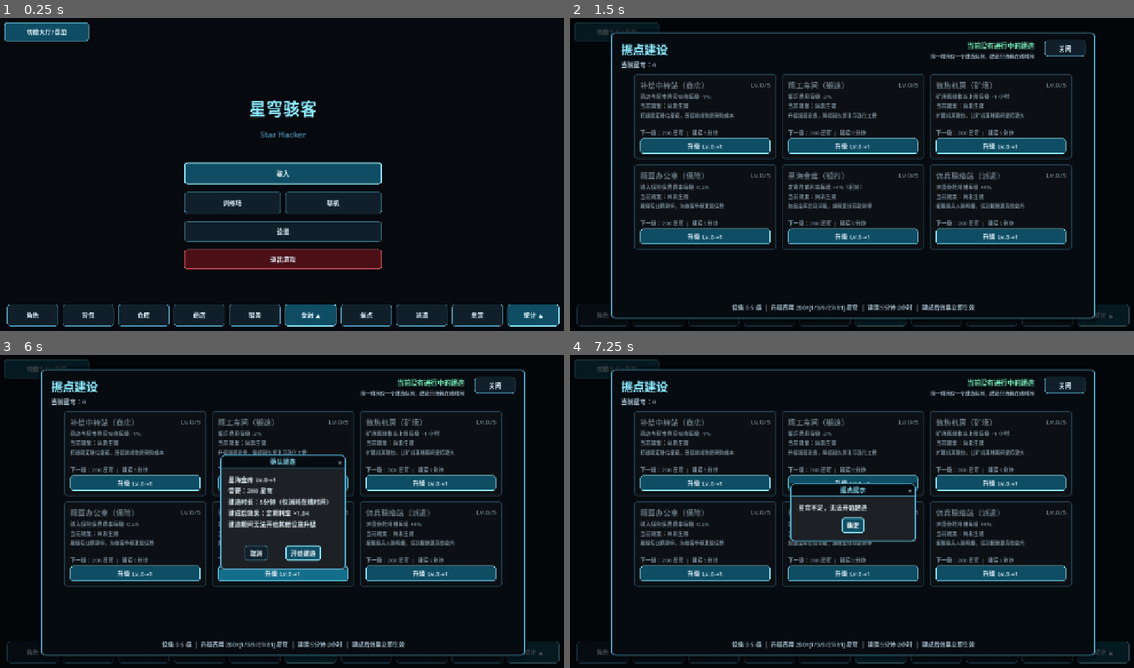
Above: before the commit, frames 1-4 (two rows, left to right).
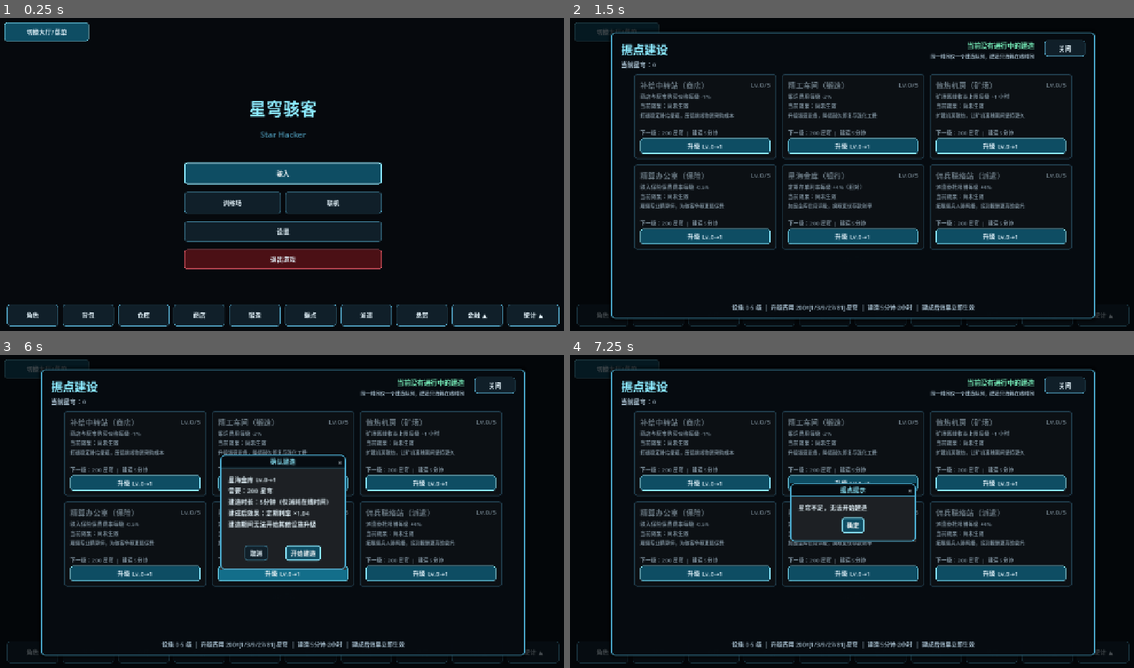
Above: after the commit, the same moments.

Repository: LisBam/StarHacker
Game: Godot game, scene res://scenes/ui/main_menu.tscn
The game is run twice, just before and just after one commit, with the same random seed, the same clock (stepped at 60 frames per second) and the same inputs.
Inputs:
- Up to frame 1 (0.25 s): no input
- Up to frame 2 (1.5 s): click "据点" at 0.5 s; click "派遣" at 1.25 s
- Up to frame 3 (6 s): click "悬赏" at 2 s; click "切换大厅/菜单" at 2.75 s; click "骇入" at 3.5 s; click "训练场" at 4.25 s; click "联机" at 5 s; click "设置" at 5.75 s
- Up to frame 4 (7.25 s): click "开始建造" at 6.5 s

The runs differ from the first frame. In frame 1, 1.4% of the frame differs, in the area x 50-100%, y 91-99%; in frame 2, less than 0.1%; in frame 3, less than 0.1%; in frame 4, less than 0.1%.

Commit message:
1. 优化悬赏、生涯与骇入模式窗口页边距   2. 调整股市历史记录按钮位置   3. 重构主菜单金融与统计分类动画   4. 完善超频骇入无限能量说明   5. 修复娱乐模式解锁怪物图鉴的问题   6. 同步更新相关功能文档

Diff:
--- a/scenes/ui/main_menu.tscn
+++ b/scenes/ui/main_menu.tscn
@@ -97,89 +97,86 @@
 layout_mode = 2
 text = "退出游戏"
 
-[node name="BottomCategoryExpansionMargin" type="MarginContainer" parent="."]
+[node name="BottomCategoryExpansionMargin" type="Control" parent="."]
 visible = false
 layout_mode = 1
-anchors_preset = 12
-anchor_top = 1.0
+anchors_preset = 15
 anchor_right = 1.0
 anchor_bottom = 1.0
-offset_top = -132.0
-offset_bottom = -82.0
-grow_horizontal = 2
-grow_vertical = 0
-theme_override_constants/margin_left = 24
-theme_override_constants/margin_right = 24
-
-[node name="BottomCategoryExpansionHost" type="HBoxContainer" parent="BottomCategoryExpansionMargin"]
-layout_mode = 2
-theme_override_constants/separation = 10
-alignment = 1
-
-[node name="FinanceCategoryPanel" type="PanelContainer" parent="BottomCategoryExpansionMargin/BottomCategoryExpansionHost"]
+grow_horizontal = 2
+grow_vertical = 2
+mouse_filter = 2
+
+[node name="FinanceCategoryPanel" type="PanelContainer" parent="BottomCategoryExpansionMargin"]
 visible = false
-layout_mode = 2
-
-[node name="Margin" type="MarginContainer" parent="BottomCategoryExpansionMargin/BottomCategoryExpansionHost/FinanceCategoryPanel"]
-layout_mode = 2
+layout_mode = 0
+
+[node name="Margin" type="MarginContainer" parent="BottomCategoryExpansionMargin/FinanceCategoryPanel"]
+layout_mode = 0
 theme_override_constants/margin_left = 8
 theme_override_constants/margin_top = 6
 theme_override_constants/margin_right = 8
 theme_override_constants/margin_bottom = 6
 
-[node name="Buttons" type="HBoxContainer" parent="BottomCategoryExpansionMargin/BottomCategoryExpansionHost/FinanceCategoryPanel/Margin"]
-layout_mode = 2
-theme_override_constants/separation = 8
-
-[node name="StockMarketButton" type="Button" parent="BottomCategoryExpansionMargin/BottomCategoryExpansionHost/FinanceCategoryPanel/Margin/Buttons" unique_id=106598226]
-unique_name_in_owner = true
-custom_minimum_size = Vector2(120, 36)
-layout_mode = 2
+[node name="Buttons" type="VBoxContainer" parent="BottomCategoryExpansionMargin/FinanceCategoryPanel/Margin"]
+layout_mode = 0
+theme_override_constants/separation = 6
+
+[node name="StockMarketButton" type="Button" parent="BottomCategoryExpansionMargin/FinanceCategoryPanel/Margin/Buttons" unique_id=106598226]
+unique_name_in_owner = true
+custom_minimum_size = Vector2(120, 36)
+layout_mode = 2
+size_flags_horizontal = 3
 text = "炒股"
 
-[node name="MiningFarmButton" type="Button" parent="BottomCategoryExpansionMargin/BottomCategoryExpansionHost/FinanceCategoryPanel/Margin/Buttons" unique_id=213572583]
-unique_name_in_owner = true
-custom_minimum_size = Vector2(120, 36)
-layout_mode = 2
+[node name="MiningFarmButton" type="Button" parent="BottomCategoryExpansionMargin/FinanceCategoryPanel/Margin/Buttons" unique_id=213572583]
+unique_name_in_owner = true
+custom_minimum_size = Vector2(120, 36)
+layout_mode = 2
+size_flags_horizontal = 3
 text = "矿场"
 
-[node name="InsuranceButton" type="Button" parent="BottomCategoryExpansionMargin/BottomCategoryExpansionHost/FinanceCategoryPanel/Margin/Buttons" unique_id=1599930243]
-unique_name_in_owner = true
-custom_minimum_size = Vector2(120, 36)
-layout_mode = 2
+[node name="InsuranceButton" type="Button" parent="BottomCategoryExpansionMargin/FinanceCategoryPanel/Margin/Buttons" unique_id=1599930243]
+unique_name_in_owner = true
+custom_minimum_size = Vector2(120, 36)
+layout_mode = 2
+size_flags_horizontal = 3
 text = "保险"
 
-[node name="BankButton" type="Button" parent="BottomCategoryExpansionMargin/BottomCategoryExpansionHost/FinanceCategoryPanel/Margin/Buttons" unique_id=817354970]
-unique_name_in_owner = true
-custom_minimum_size = Vector2(120, 36)
-layout_mode = 2
+[node name="BankButton" type="Button" parent="BottomCategoryExpansionMargin/FinanceCategoryPanel/Margin/Buttons" unique_id=817354970]
+unique_name_in_owner = true
+custom_minimum_size = Vector2(120, 36)
+layout_mode = 2
+size_flags_horizontal = 3
 text = "银行"
 
-[node name="StatisticsCategoryPanel" type="PanelContainer" parent="BottomCategoryExpansionMargin/BottomCategoryExpansionHost"]
+[node name="StatisticsCategoryPanel" type="PanelContainer" parent="BottomCategoryExpansionMargin"]
 visible = false
-layout_mode = 2
-
-[node name="Margin" type="MarginContainer" parent="BottomCategoryExpansionMargin/BottomCategoryExpansionHost/StatisticsCategoryPanel"]
-layout_mode = 2
+layout_mode = 0
+
+[node name="Margin" type="MarginContainer" parent="BottomCategoryExpansionMargin/StatisticsCategoryPanel"]
+layout_mode = 0
 theme_override_constants/margin_left = 8
 theme_override_constants/margin_top = 6
 theme_override_constants/margin_right = 8
 theme_override_constants/margin_bottom = 6
 
-[node name="Buttons" type="HBoxContainer" parent="BottomCategoryExpansionMargin/BottomCategoryExpansionHost/StatisticsCategoryPanel/Margin"]
-layout_mode = 2
-theme_override_constants/separation = 8
-
-[node name="EncyclopediaButton" type="Button" parent="BottomCategoryExpansionMargin/BottomCategoryExpansionHost/StatisticsCategoryPanel/Margin/Buttons" unique_id=1828126173]
-unique_name_in_owner = true
-custom_minimum_size = Vector2(120, 36)
-layout_mode = 2
+[node name="Buttons" type="VBoxContainer" parent="BottomCategoryExpansionMargin/StatisticsCategoryPanel/Margin"]
+layout_mode = 0
+theme_override_constants/separation = 6
+
+[node name="EncyclopediaButton" type="Button" parent="BottomCategoryExpansionMargin/StatisticsCategoryPanel/Margin/Buttons" unique_id=1828126173]
+unique_name_in_owner = true
+custom_minimum_size = Vector2(120, 36)
+layout_mode = 2
+size_flags_horizontal = 3
 text = "图鉴"
 
-[node name="StatsButton" type="Button" parent="BottomCategoryExpansionMargin/BottomCategoryExpansionHost/StatisticsCategoryPanel/Margin/Buttons"]
-unique_name_in_owner = true
-custom_minimum_size = Vector2(120, 36)
-layout_mode = 2
+[node name="StatsButton" type="Button" parent="BottomCategoryExpansionMargin/StatisticsCategoryPanel/Margin/Buttons"]
+unique_name_in_owner = true
+custom_minimum_size = Vector2(120, 36)
+layout_mode = 2
+size_flags_horizontal = 3
 text = "生涯"
 
 [node name="BottomMenuMargin" type="MarginContainer" parent="." unique_id=541020951]
@@ -230,29 +227,29 @@
 size_flags_horizontal = 3
 text = "锻造"
 
+[node name="HideoutButton" type="Button" parent="BottomMenuMargin/BottomMenuButtons" unique_id=957338281]
+unique_name_in_owner = true
+layout_mode = 2
+size_flags_horizontal = 3
+text = "据点"
+
+[node name="DispatchButton" type="Button" parent="BottomMenuMargin/BottomMenuButtons" unique_id=865388013]
+unique_name_in_owner = true
+layout_mode = 2
+size_flags_horizontal = 3
+text = "派遣"
+
+[node name="BountyButton" type="Button" parent="BottomMenuMargin/BottomMenuButtons"]
+unique_name_in_owner = true
+layout_mode = 2
+size_flags_horizontal = 3
+text = "悬赏"
+
 [node name="FinanceCategoryButton" type="Button" parent="BottomMenuMargin/BottomMenuButtons"]
 unique_name_in_owner = true
 layout_mode = 2
 size_flags_horizontal = 3
 text = "金融 ▲"
-
-[node name="HideoutButton" type="Button" parent="BottomMenuMargin/BottomMenuButtons" unique_id=957338281]
-unique_name_in_owner = true
-layout_mode = 2
-size_flags_horizontal = 3
-text = "据点"
-
-[node name="DispatchButton" type="Button" parent="BottomMenuMargin/BottomMenuButtons" unique_id=865388013]
-unique_name_in_owner = true
-layout_mode = 2
-size_flags_horizontal = 3
-text = "派遣"
-
-[node name="BountyButton" type="Button" parent="BottomMenuMargin/BottomMenuButtons"]
-unique_name_in_owner = true
-layout_mode = 2
-size_flags_horizontal = 3
-text = "悬赏"
 
 [node name="StatisticsCategoryButton" type="Button" parent="BottomMenuMargin/BottomMenuButtons"]
 unique_name_in_owner = true
--- a/scripts/game/game_world.gd
+++ b/scripts/game/game_world.gd
@@ -2623,6 +2623,9 @@
 
 func _on_monster_encountered(monster_id: String) -> void:
 	## 接收战斗怪物的首次遇敌事件并转交永久图鉴服务；GameWorld 是战斗节点与局外存档之间的协调边界。
+	# 娱乐模式图鉴豁免；训练场与超频骇入均不产生正式进度，首次遇敌也不能解锁永久怪物图鉴。
+	if is_settlement_disabled_mode():
+		return
 	# 全局库存服务；由自动加载创建，缺失时保持战斗可运行，避免独立场景预览依赖完整游戏启动顺序。
 	var global_inventory: Node = get_tree().root.get_node_or_null("GlobalInventory")
 	if global_inventory != null and global_inventory.has_method("register_monster_encounter"):
--- a/scripts/game/hack_mode_rules.gd
+++ b/scripts/game/hack_mode_rules.gd
@@ -46,7 +46,7 @@
 		"variant": VARIANT_OVERCLOCK,
 		"display_name": "超频骇入",
 		"category": CATEGORY_CASUAL,
-		"description": "技能冷却 ×0.2、能量与武器装备耐久不消耗、怪物密度翻倍；与训练场一致不产出物品结算。",
+		"description": "技能冷却 ×0.2、无限能量（始终保持满值）、武器装备耐久不消耗、怪物密度翻倍；与训练场一致不产出物品结算。",
 	},
 ]
 
--- a/scripts/ui/bounty_panel.gd
+++ b/scripts/ui/bounty_panel.gd
@@ -13,6 +13,10 @@
 const COMPLETED_TEXT_COLOR: Color = Color(0.35, 1.0, 0.72, 1.0)
 ## 进度条最小尺寸；宽度自适应卡片，固定 14 像素高度保证纤细但可读。
 const PROGRESS_BAR_MINIMUM_HEIGHT: float = 14.0
+## 悬赏窗口内容横向页边距；默认 18 像素，避免滚动列表和悬赏卡边框贴住或遮盖最外层窗口描边。
+const CONTENT_HORIZONTAL_MARGIN: int = 18
+## 悬赏窗口内容纵向页边距；默认 16 像素，保证标题、列表和返回按钮与最外层窗口边框保持稳定留白。
+const CONTENT_VERTICAL_MARGIN: int = 16
 
 ## 悬赏服务缓存；ready 时解析，缺失时面板显示服务不可用提示。
 var _bounty_service: Node = null
@@ -60,10 +64,17 @@
 
 func _build_content() -> void:
 	## 构建面板完整内容；标题、日期提示、悬赏滚动列表与返回按钮。
+	# 内容页边距容器；将全部内部控件与最外层窗口描边隔开，滚动列表与卡片扩展时也不会覆盖边框。
+	var content_margin: MarginContainer = MarginContainer.new()
+	content_margin.add_theme_constant_override("margin_left", CONTENT_HORIZONTAL_MARGIN)
+	content_margin.add_theme_constant_override("margin_top", CONTENT_VERTICAL_MARGIN)
+	content_margin.add_theme_constant_override("margin_right", CONTENT_HORIZONTAL_MARGIN)
+	content_margin.add_theme_constant_override("margin_bottom", CONTENT_VERTICAL_MARGIN)
+	add_child(content_margin)
 	# 根布局容器；纵向排列全部分区。
 	var root_layout: VBoxContainer = VBoxContainer.new()
 	root_layout.add_theme_constant_override("separation", 10)
-	add_child(root_layout)
+	content_margin.add_child(root_layout)
 	# 面板标题；与其他局外面板一致使用 24 号标题。
 	var title_label: Label = Label.new()
 	title_label.text = "悬赏"
--- a/scripts/ui/hack_mode_select_panel.gd
+++ b/scripts/ui/hack_mode_select_panel.gd
@@ -22,6 +22,10 @@
 }
 ## 模式进入按钮尺寸；宽 96 高 38 像素，与联机面板操作按钮规格一致。
 const ENTER_BUTTON_SIZE: Vector2 = Vector2(96.0, 38.0)
+## 模式选择窗口内容横向页边距；默认 18 像素，避免模式卡边框贴住或覆盖最外层窗口描边。
+const CONTENT_HORIZONTAL_MARGIN: int = 18
+## 模式选择窗口内容纵向页边距；默认 16 像素，保证标题、分组滚动区和返回按钮与窗口边框保持稳定留白。
+const CONTENT_VERTICAL_MARGIN: int = 16
 
 
 func _ready() -> void:
@@ -32,10 +36,17 @@
 
 func _build_content() -> void:
 	## 构建面板完整内容；标题、两个分组区与底部返回按钮全部在运行时创建。
+	# 内容页边距容器；为模式分组和卡片提供统一安全距离，内部描边不会再贴住最外层窗口描边。
+	var content_margin: MarginContainer = MarginContainer.new()
+	content_margin.add_theme_constant_override("margin_left", CONTENT_HORIZONTAL_MARGIN)
+	content_margin.add_theme_constant_override("margin_top", CONTENT_VERTICAL_MARGIN)
+	content_margin.add_theme_constant_override("margin_right", CONTENT_HORIZONTAL_MARGIN)
+	content_margin.add_theme_constant_override("margin_bottom", CONTENT_VERTICAL_MARGIN)
+	add_child(content_margin)
 	# 根布局容器；纵向排列标题、分组与返回按钮。
 	var root_layout: VBoxContainer = VBoxContainer.new()
 	root_layout.add_theme_constant_override("separation", 10)
-	add_child(root_layout)
+	content_margin.add_child(root_layout)
 	# 面板标题；与其他局外面板一致使用 24 号标题。
 	var title_label: Label = Label.new()
 	title_label.text = "骇入模式"
--- a/scripts/ui/main_menu.gd
+++ b/scripts/ui/main_menu.gd
@@ -58,6 +58,10 @@
 const DEVELOPER_MENU_SCRIPT: Script = preload("res://scripts/ui/developer_menu.gd")
 ## 开发者模式解锁序列；默认由六个英文字母组成，输入错误会按首字母重新匹配。
 const DEVELOPER_UNLOCK_SEQUENCE: String = "LISBAM"
+## 底部分类展开面板与所属按钮的垂直间距；默认 10 像素，保证展开面板从按钮上方升起时保留清晰边界。
+const CATEGORY_EXPANSION_GAP: float = 10.0
+## 底部分类展开动画时长；默认 0.18 秒，使用从下向上的缩放让纵向入口列表快速且清晰地出现。
+const CATEGORY_EXPANSION_ANIMATION_DURATION: float = 0.18
 ## 大厅正式骇入动作标识；固定 hack，由实体交互协议映射到现有骇入入口。
 const LOBBY_ACTION_HACK: String = "hack"
 ## 大厅训练场动作标识；固定 training，由实体交互协议映射到现有训练场入口。
@@ -174,12 +178,12 @@
 @onready var _center_menu: Control = get_node("Center") as Control
 ## 主菜单底部功能栏缓存；大厅宿主模式下隐藏，局外面板继续由同一脚本动态创建。
 @onready var _bottom_menu_margin: Control = get_node("BottomMenuMargin") as Control
-## 主菜单底部分类展开区缓存；仅在金融或统计分类展开时显示，并位于底部功能栏正上方。
+## 主菜单底部分类展开层缓存；仅在金融或统计分类展开时显示，面板位置由所属按钮在运行时计算。
 @onready var _bottom_category_expansion_margin: Control = get_node("BottomCategoryExpansionMargin") as Control
 ## 金融分类展开面板缓存；内部承载炒股、矿场、保险和银行四个既有入口。
-@onready var _finance_category_panel: PanelContainer = get_node("BottomCategoryExpansionMargin/BottomCategoryExpansionHost/FinanceCategoryPanel") as PanelContainer
+@onready var _finance_category_panel: PanelContainer = get_node("BottomCategoryExpansionMargin/FinanceCategoryPanel") as PanelContainer
 ## 统计分类展开面板缓存；内部承载图鉴与生涯两个既有入口。
-@onready var _statistics_category_panel: PanelContainer = get_node("BottomCategoryExpansionMargin/BottomCategoryExpansionHost/StatisticsCategoryPanel") as PanelContainer
+@onready var _statistics_category_panel: PanelContainer = get_node("BottomCategoryExpansionMargin/StatisticsCategoryPanel") as PanelContainer
 
 ## Master 音频总线索引；取值为 -1 或有效总线下标，默认 -1 表示尚未解析，修改会影响音量应用目标。
 var _master_bus_index: int = -1
@@ -270,6 +274,10 @@
 var _last_reported_modal_visibility: bool = false
 ## 设置面板聚焦遮罩；运行时创建并跟随设置面板显示，使设置页与其他局外面板拥有一致的暗化背景。
 var _settings_dim_overlay: ColorRect = null
+## 金融分类展开动画缓存；默认 null，重新点击或切换分类时停止旧动画以避免面板缩放状态互相覆盖。
+var _finance_category_expansion_tween: Tween = null
+## 统计分类展开动画缓存；默认 null，职责与金融动画分离，保证两组互斥入口能独立复位。
+var _statistics_category_expansion_tween: Tween = null
 
 
 func _ready() -> void:
@@ -283,8 +291,7 @@
 	UI_STYLE_GUIDE.apply_screen_background(_background)
 	_build_settings_dim_overlay()
 	UI_STYLE_GUIDE.apply_primary_button(_switch_lobby_menu_button)
-	UI_STYLE_GUIDE.apply_primary_button(_finance_category_button)
-	UI_STYLE_GUIDE.apply_primary_button(_statistics_category_button)
+	# 底部分类按钮保持普通按钮样式；它们与角色、背包等同级入口共用场景主题，只以三角形表达展开状态。
 	UI_STYLE_GUIDE.apply_section_panel(_finance_category_panel)
 	UI_STYLE_GUIDE.apply_section_panel(_statistics_category_panel)
 	PROGRESS_SLIDER_VISUAL_SCRIPT.install(_master_volume_slider)
@@ -332,6 +339,7 @@
 	_build_developer_overlay()
 	_settings_panel.visible = false
 	_set_bottom_category_visibility(false, false)
+	resized.connect(_on_main_menu_resized)
 	_show_key_binding_page(false)
 	_sync_master_volume_slider()
 	_apply_lobby_host_mode()
@@ -409,14 +417,89 @@
 
 
 func _set_bottom_category_visibility(show_finance: bool, show_statistics: bool) -> void:
-	## 统一维护底部分类展开状态；金融与统计互斥，保证展开区始终只有一组入口且分类文字与箭头一致。
+	## 统一维护底部分类展开状态；金融与统计互斥，展开列表始终从各自按钮的上方纵向出现并同步三角形方向。
 	if _finance_category_panel == null or _statistics_category_panel == null or _bottom_category_expansion_margin == null:
 		return
-	_finance_category_panel.visible = show_finance
-	_statistics_category_panel.visible = show_statistics
-	_bottom_category_expansion_margin.visible = show_finance or show_statistics
-	_finance_category_button.text = "金融 ▼" if show_finance else "金融 ▲"
-	_statistics_category_button.text = "统计 ▼" if show_statistics else "统计 ▲"
+	# 实际展开状态；统计与金融互斥时优先保留金融参数，避免异常调用让两组列表同时遮挡底部按钮。
+	var should_show_finance: bool = show_finance
+	var should_show_statistics: bool = show_statistics and not should_show_finance
+	_bottom_category_expansion_margin.visible = should_show_finance or should_show_statistics
+	_set_category_panel_open(_finance_category_panel, _finance_category_button, should_show_finance)
+	_set_category_panel_open(_statistics_category_panel, _statistics_category_button, should_show_statistics)
+	_finance_category_button.text = "金融 ▼" if should_show_finance else "金融 ▲"
+	_statistics_category_button.text = "统计 ▼" if should_show_statistics else "统计 ▲"
+
+
+func _set_category_panel_open(panel: PanelContainer, source_button: Button, should_show: bool) -> void:
+	## 设置单个底部分类面板的可见状态；展开时以所属按钮为锚点从下向上缩放为一列，收起时立即复位避免残留动画状态。
+	if panel == null or source_button == null:
+		return
+	_stop_category_panel_animation(panel)
+	if not should_show:
+		panel.visible = false
+		panel.scale = Vector2.ONE
+		return
+	# 面板最小尺寸；纵向按钮容器按内容决定宽高，脱离容器布局后由这里写入实际尺寸。
+	panel.size = panel.get_combined_minimum_size()
+	_position_category_panel(panel, source_button)
+	# 动画基准点；底部中心固定在按钮上方，缩放高度时所有入口会从上方按钮处逐项向上展开。
+	panel.pivot_offset = Vector2(panel.size.x * 0.5, panel.size.y)
+	panel.visible = true
+	panel.scale = Vector2(1.0, 0.0)
+	# 展开补间；只缩放纵向高度，横向宽度保持完整，视觉上形成自下而上的单列展开动画。
+	var expansion_tween: Tween = create_tween()
+	_set_category_panel_animation(panel, expansion_tween)
+	expansion_tween.tween_property(panel, "scale", Vector2.ONE, CATEGORY_EXPANSION_ANIMATION_DURATION).set_trans(Tween.TRANS_QUAD).set_ease(Tween.EASE_OUT)
+
+
+func _position_category_panel(panel: PanelContainer, source_button: Button) -> void:
+	## 把分类面板居中定位至所属按钮正上方；窗口尺寸变化时重算并限制在主菜单可见范围内。
+	if _bottom_category_expansion_margin == null or panel == null or source_button == null:
+		return
+	# 按钮局部坐标；将所属按钮的全局位置换算到展开层，避免底部边距容器改变时出现横向偏移。
+	var button_position: Vector2 = _bottom_category_expansion_margin.to_local(source_button.global_position)
+	# 期望位置；面板水平中心与按钮中心对齐，底边与按钮顶边之间保持固定留白。
+	var desired_position: Vector2 = Vector2(
+		button_position.x + (source_button.size.x - panel.size.x) * 0.5,
+		button_position.y - panel.size.y - CATEGORY_EXPANSION_GAP
+	)
+	# 可用宽高；窗口过小时仍保证夹取上限非负，防止 clampf 传入反向范围。
+	var maximum_x: float = maxf(_bottom_category_expansion_margin.size.x - panel.size.x, 0.0)
+	var maximum_y: float = maxf(_bottom_category_expansion_margin.size.y - panel.size.y, 0.0)
+	panel.position = Vector2(clampf(desired_position.x, 0.0, maximum_x), clampf(desired_position.y, 0.0, maximum_y))
+
+
+func _stop_category_panel_animation(panel: PanelContainer) -> void:
+	## 停止指定分类的旧补间；连续点击或在两类之间切换时确保只有当前请求能控制面板缩放。
+	var active_tween: Tween = _get_category_panel_animation(panel)
+	if active_tween != null and active_tween.is_valid():
+		active_tween.kill()
+	_set_category_panel_animation(panel, null)
+
+
+func _get_category_panel_animation(panel: PanelContainer) -> Tween:
+	## 返回指定分类面板当前补间；未识别面板返回 null，保持辅助函数对未来分类扩展的安全性。
+	if panel == _finance_category_panel:
+		return _finance_category_expansion_tween
+	if panel == _statistics_category_panel:
+		return _statistics_category_expansion_tween
+	return null
+
+
+func _set_category_panel_animation(panel: PanelContainer, animation_tween: Tween) -> void:
+	## 保存指定分类面板的当前补间引用；金融与统计分别持有，避免字典键或节点生命周期造成无效引用。
+	if panel == _finance_category_panel:
+		_finance_category_expansion_tween = animation_tween
+	elif panel == _statistics_category_panel:
+		_statistics_category_expansion_tween = animation_tween
+
+
+func _on_main_menu_resized() -> void:
+	## 主菜单尺寸改变后重新锚定已展开列表；全屏或窗口模式切换时仍保持面板位于所属按钮正上方。
+	if _finance_category_panel != null and _finance_category_panel.visible:
+		_position_category_panel(_finance_category_panel, _finance_category_button)
+	if _statistics_category_panel != null and _statistics_category_panel.visible:
+		_position_category_panel(_statistics_category_panel, _statistics_category_button)
 
 
 func _collapse_bottom_categories() -> void:
--- a/scripts/ui/stats_panel.gd
+++ b/scripts/ui/stats_panel.gd
@@ -15,6 +15,10 @@
 const WEALTH_GRID_COLOR: Color = Color(0.5, 0.6, 0.7, 0.18)
 ## 财富曲线区域最小高度；默认 150 像素，保证折线有可读的纵向空间。
 const WEALTH_CHART_MINIMUM_HEIGHT: float = 150.0
+## 生涯窗口内容横向页边距；默认 18 像素，避免统计分区卡的边框贴住或遮盖最外层窗口描边。
+const CONTENT_HORIZONTAL_MARGIN: int = 18
+## 生涯窗口内容纵向页边距；默认 16 像素，保证标题、统计卡、财富曲线和返回按钮与窗口边框保持稳定留白。
+const CONTENT_VERTICAL_MARGIN: int = 16
 
 ## 生涯统计服务缓存；ready 时解析，缺失时面板显示服务不可用提示。
 var _stats_service: Node = null
@@ -110,10 +114,17 @@
 
 func _build_content() -> void:
 	## 构建面板完整内容；标题、两列统计分区、财富曲线分区与返回按钮。
+	# 内容页边距容器；为全部内部统计分区预留窗口安全距离，避免嵌套卡片与最外层窗口描边发生视觉重叠。
+	var content_margin: MarginContainer = MarginContainer.new()
+	content_margin.add_theme_constant_override("margin_left", CONTENT_HORIZONTAL_MARGIN)
+	content_margin.add_theme_constant_override("margin_top", CONTENT_VERTICAL_MARGIN)
+	content_margin.add_theme_constant_override("margin_right", CONTENT_HORIZONTAL_MARGIN)
+	content_margin.add_theme_constant_override("margin_bottom", CONTENT_VERTICAL_MARGIN)
+	add_child(content_margin)
 	# 根布局容器；纵向排列全部分区。
 	var root_layout: VBoxContainer = VBoxContainer.new()
 	root_layout.add_theme_constant_override("separation", 10)
-	add_child(root_layout)
+	content_margin.add_child(root_layout)
 	# 面板标题；与其他局外面板一致使用 24 号标题。
 	var title_label: Label = Label.new()
 	title_label.text = "统计"
--- a/scripts/ui/stock_market_panel.gd
+++ b/scripts/ui/stock_market_panel.gd
@@ -306,19 +306,25 @@
 	_leverage_close_button.pressed.connect(_on_leverage_close_pressed)
 	leverage_row.add_child(_leverage_close_button)
 	# 持仓区标题；位于主体与横向持仓列表之间。
+	# 标题操作行；将“全部持仓”标题与其关联的历史记录入口保持在同一水平行，避免记录入口脱离持仓语境。
+	var holdings_title_row: HBoxContainer = HBoxContainer.new()
+	holdings_title_row.add_theme_constant_override("separation", 10)
+	root_content.add_child(holdings_title_row)
 	var holdings_title: Label = Label.new()
 	holdings_title.text = "全部持仓"
 	holdings_title.add_theme_font_size_override("font_size", 18)
-	root_content.add_child(holdings_title)
+	holdings_title.size_flags_horizontal = Control.SIZE_EXPAND_FILL
+	holdings_title_row.add_child(holdings_title)
 	# 历史记录按钮；悬浮显示在“全部持仓”标题上方的既有空白区，打开交易历史窗口查看买卖、杠杆与资金转账记录。
 	# 布局无侵入补充；按钮挂载在标题标签下作为手动定位子控件，不占用竖向布局行，面板整体尺寸与原有布局保持不变。
+	# 位置调整补充：历史记录现作为标题操作行的右侧按钮，与“全部持仓”处于同一基线，便于先看持仓再查看成交历史。
 	_trade_history_button = Button.new()
 	_trade_history_button.text = "历史记录"
 	_trade_history_button.size = Vector2(110.0, 30.0)
 	# 悬浮位置；相对标题左上角向上偏移 36 像素，与标题保持 6 像素间距并落在左列股票卡下方的空白区域。
-	_trade_history_button.position = Vector2(0.0, -36.0)
+	_trade_history_button.custom_minimum_size = Vector2(110.0, 30.0)
 	_trade_history_button.pressed.connect(_on_trade_history_button_pressed)
-	holdings_title.add_child(_trade_history_button)
+	holdings_title_row.add_child(_trade_history_button)
 	# 持仓横向滚动容器；五只股票同时持仓时仍可访问全部标准卡片。
 	var holdings_scroll: ScrollContainer = ScrollContainer.new()
 	holdings_scroll.custom_minimum_size = Vector2(0.0, 92.0)
Not shown, changed: docs/bounty.md
Not shown, changed: docs/game_framework.md
Not shown, changed: docs/stats.md
Not shown, changed: docs/stock_market.md
Not shown, changed: docs/ui_style.md
Not shown, changed: docs/游戏机制与玩法内容.md
Not shown, changed: 临时反馈文档.md
